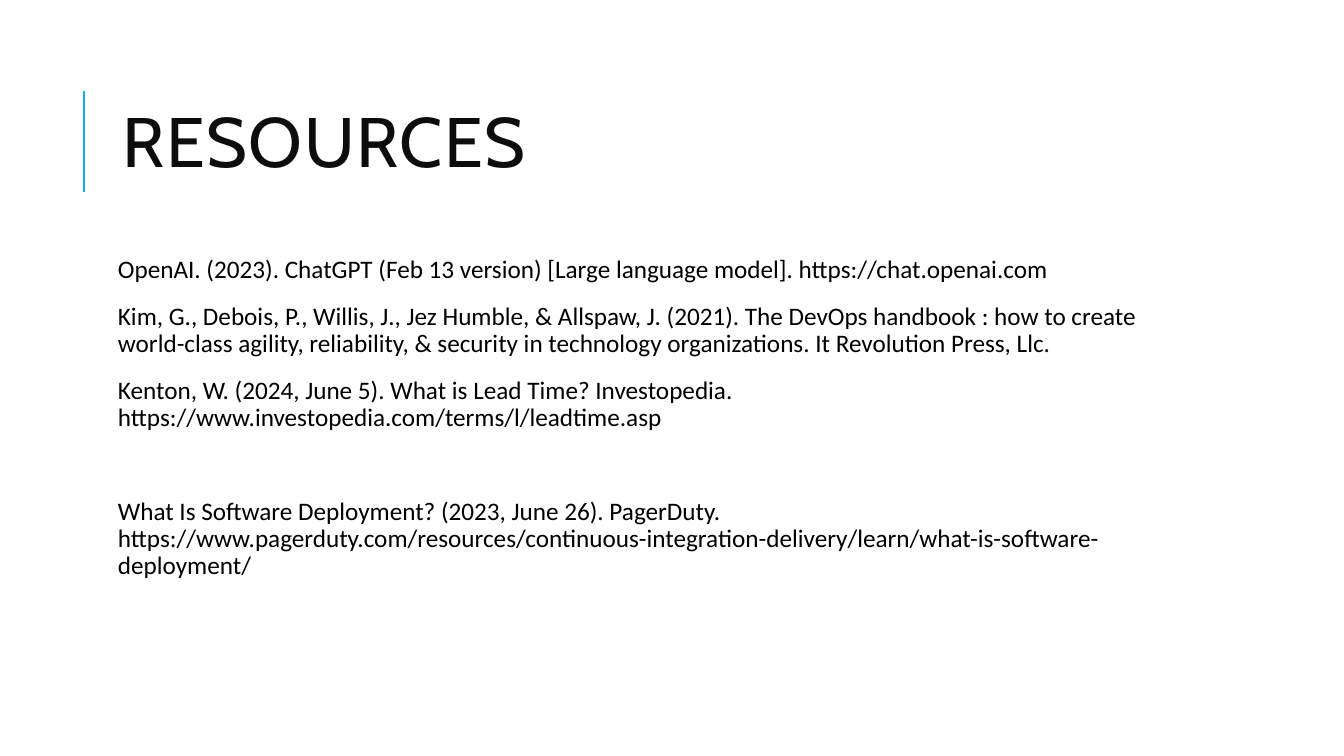
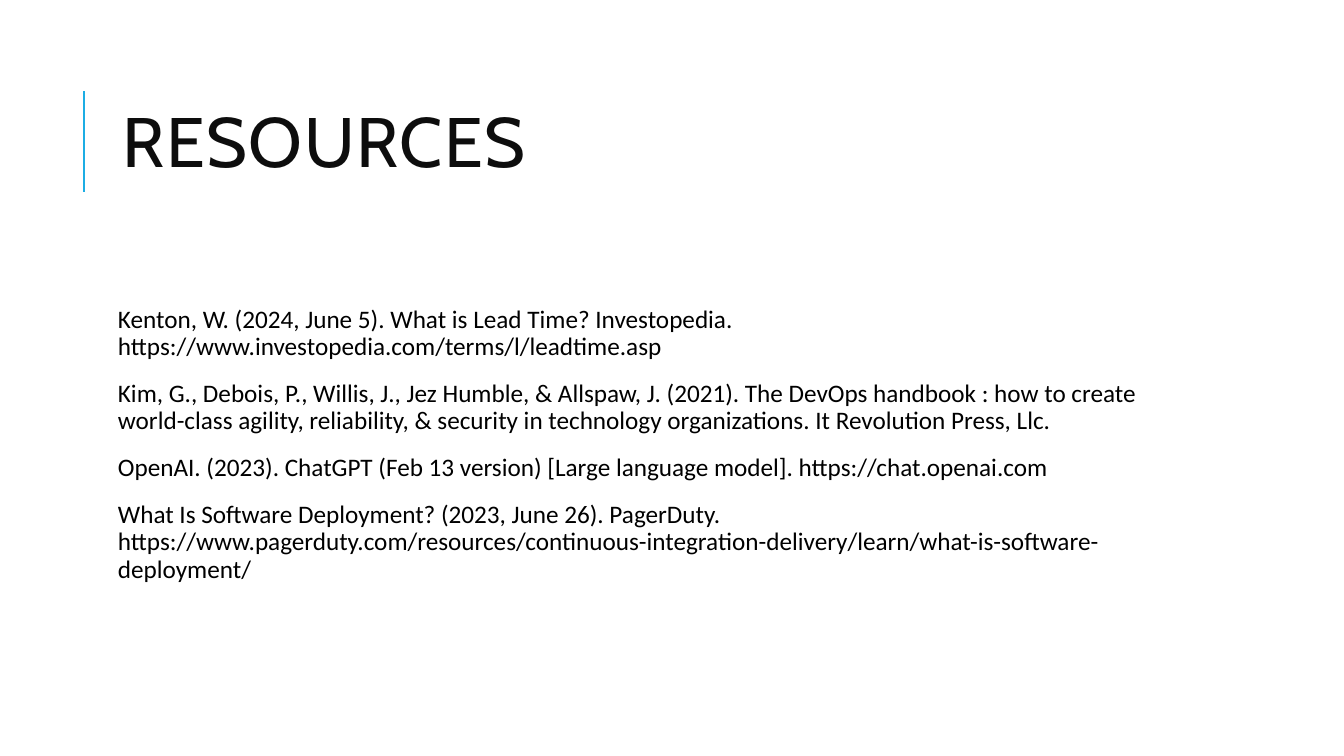
Before and after one commit to D-Faison/csd-380, a slide deck: slide 11 of module-1/Faison_1_2_TechnologyValueStream.pptx. Drawn at 1344x756 pixels with LibreOffice and Linux fonts; fonts in the diff are those of the drawing. Boxes give left, top, right and bottom in pixels: in the first picture for what was removed or moved away, otherwise in the second. Text is boxed around its words. In the diff, an @@ line names an element or a change of style, - is before the commit and + after.

Commit message:
Sorted Resources

```diff
--- a/module-1/Faison_1_2_TechnologyValueStream.pptx
+++ b/module-1/Faison_1_2_TechnologyValueStream.pptx
@@ text at (x1=118, y1=309, x2=1135, y2=434): paragraphs added @@
+Kenton, W. (2024, June 5). What is Lead Time? Investopedia. https://www.investopedia.com/terms/l/leadtime.asp
+‌Kim, G., Debois, P., Willis, J., Jez Humble, & Allspaw, J. (2021). The DevOps handbook : how to create world-class agility, reliability, & security in technology organizations. It Revolution Press, Llc.
@@ text at (x1=118, y1=306, x2=1135, y2=430): paragraphs removed @@
-‌Kim, G., Debois, P., Willis, J., Jez Humble, & Allspaw, J. (2021). The DevOps handbook : how to create world-class agility, reliability, & security in technology organizations. It Revolution Press, Llc.
-Kenton, W. (2024, June 5). What is Lead Time? Investopedia. https://www.investopedia.com/terms/l/leadtime.asp
```
